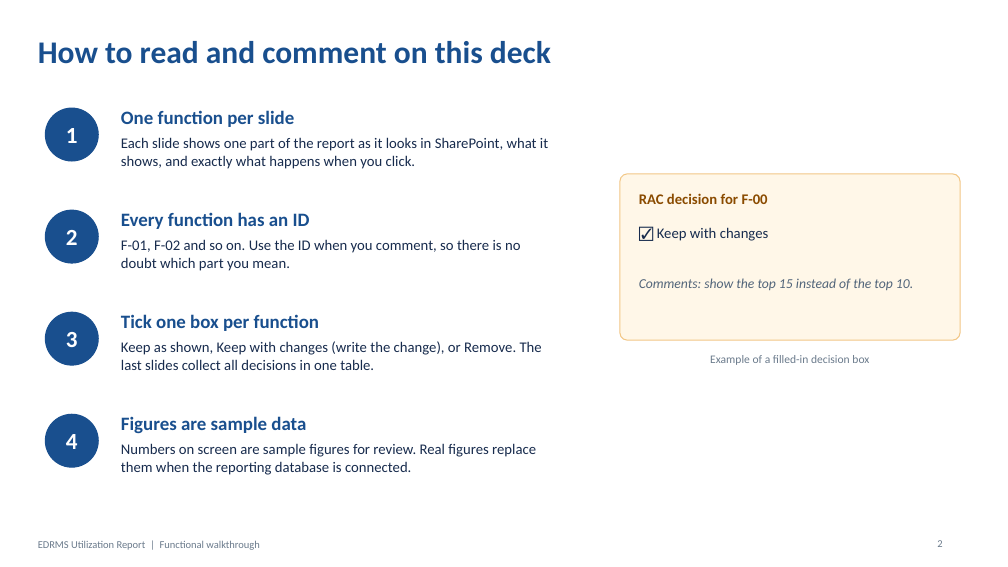
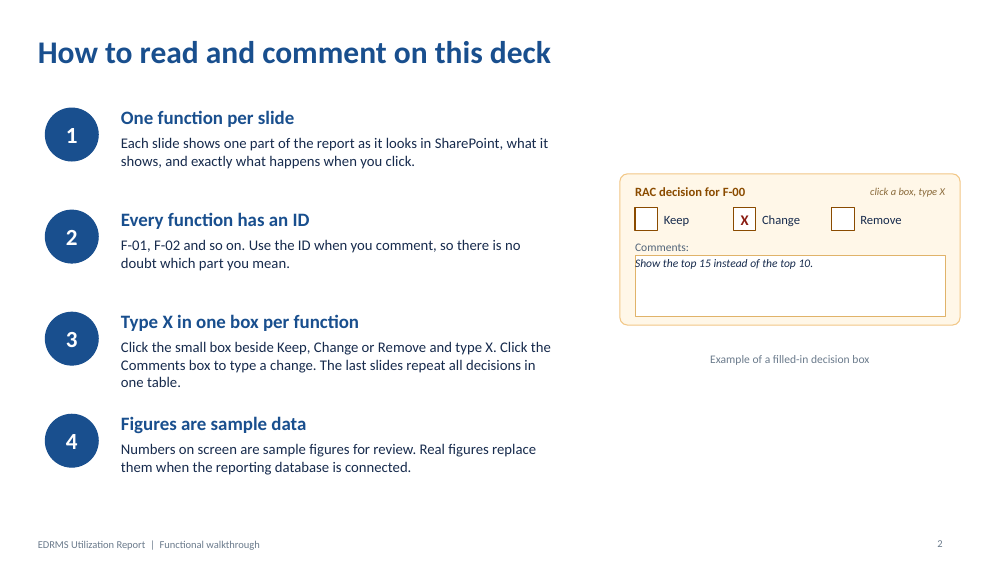
Before and after one commit to perezfiles01-droid/Jim, a slide deck: slide 2 of presentations/EDRMS_Utilization_Report_Walkthrough.pptx. Drawn at 1008x567 pixels with LibreOffice and Linux fonts; fonts in the diff are those of the drawing. Boxes give left, top, right and bottom in pixels: in the first picture for what was removed or moved away, otherwise in the second. Text is boxed around its words. In the diff, an @@ line names an element or a change of style, - is before the commit and + after.

```diff
--- a/presentations/EDRMS_Utilization_Report_Walkthrough.pptx
+++ b/presentations/EDRMS_Utilization_Report_Walkthrough.pptx
@@ rounded rectangle: place and size @@
-rounded rectangle at (620, 174, 960, 340)
+rounded rectangle at (620, 174, 960, 325)
@@ rounded rectangle at (620, 174, 960, 325): proportions changed @@
@@ text "RAC decision for F-00" at (635, 187, 745, 196): size 14 to 12 pt @@
@@ rectangle added at (635, 208, 658, 231), fill #FFFFFF, outline #8A4B00 1 pt @@
@@ rectangle added at (734, 208, 756, 231), fill #FFFFFF, outline #8A4B00 1 pt, 14 pt, text #8A1C12, bold @@
+X
@@ rectangle added at (832, 208, 854, 231), fill #FFFFFF, outline #8A4B00 1 pt @@
@@ text added at (870, 188, 945, 197), 10 pt, text #8A6A3A, italic @@
+click a box, type X
@@ text removed at (657, 227, 769, 241) @@
-☑ Keep with changes
@@ text added at (664, 216, 689, 226), 12 pt, text #172B4D @@
+Keep
@@ text added at (762, 215, 800, 226), 12 pt, text #172B4D @@
+Change
@@ text added at (860, 216, 901, 224), 12 pt, text #172B4D @@
+Remove
@@ text in rectangle at (635, 257, 814, 270): text changed; size 13 to 11 pt; text colour #52657A to #172B4D @@
-Comments: show the top 15 instead of the top 10.
+Show the top 15 instead of the top 10.
@@ rectangle "Show the top 15 instead ...": place and size @@
-rectangle "Show the top 15 instead ..." at (639, 278, 913, 290)
+rectangle "Show the top 15 instead ..." at (635, 256, 945, 316)
@@ rectangle "Show the top 15 instead ..." at (635, 256, 945, 316): vertical alignment middle to top; fill none to #FFFFFF; outline none to #E0B36A 0.75 pt @@
@@ text added at (635, 243, 689, 251), 11 pt, text #52657A @@
+Comments:
@@ text at (121, 314, 359, 331): text changed @@
-Tick one box per function
+Type X in one box per function
@@ text at (121, 341, 551, 387): text changed @@
-Keep as shown, Keep with changes (write the change), or Remove. The last slides collect all decisions in one table.
+Click the small box beside Keep, Change or Remove and type X. Click the Comments box to type a change. The last slides repeat all decisions in one table.
```
Also in this commit, not shown: 44 other slides changed, 1 other file.
